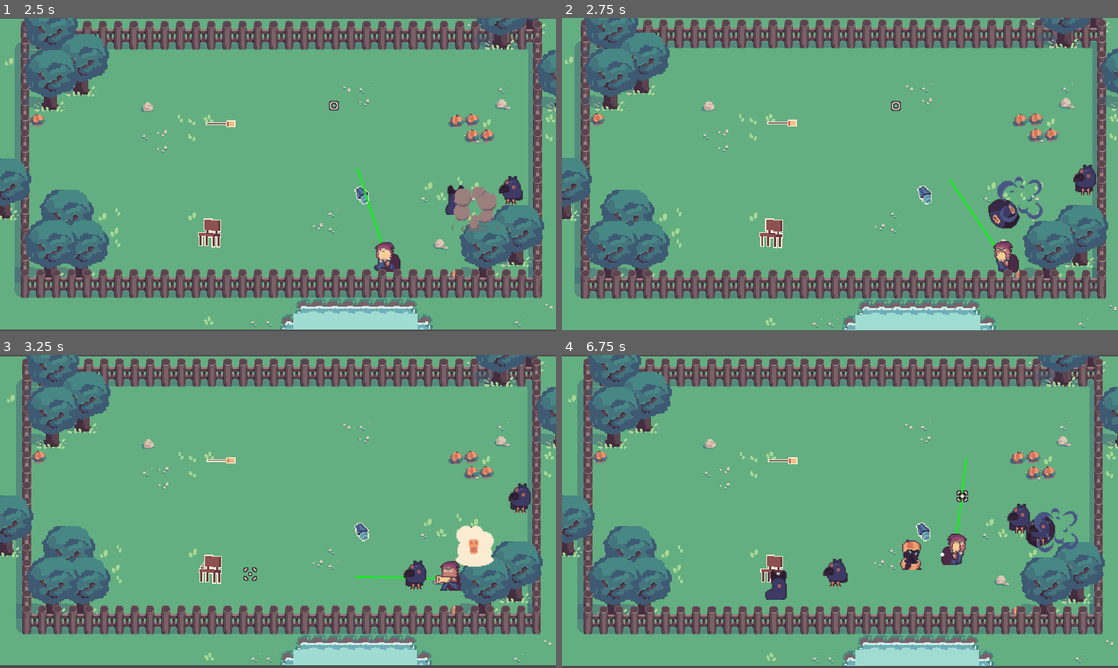
Above: before the commit, frames 1-4 (two rows, left to right).
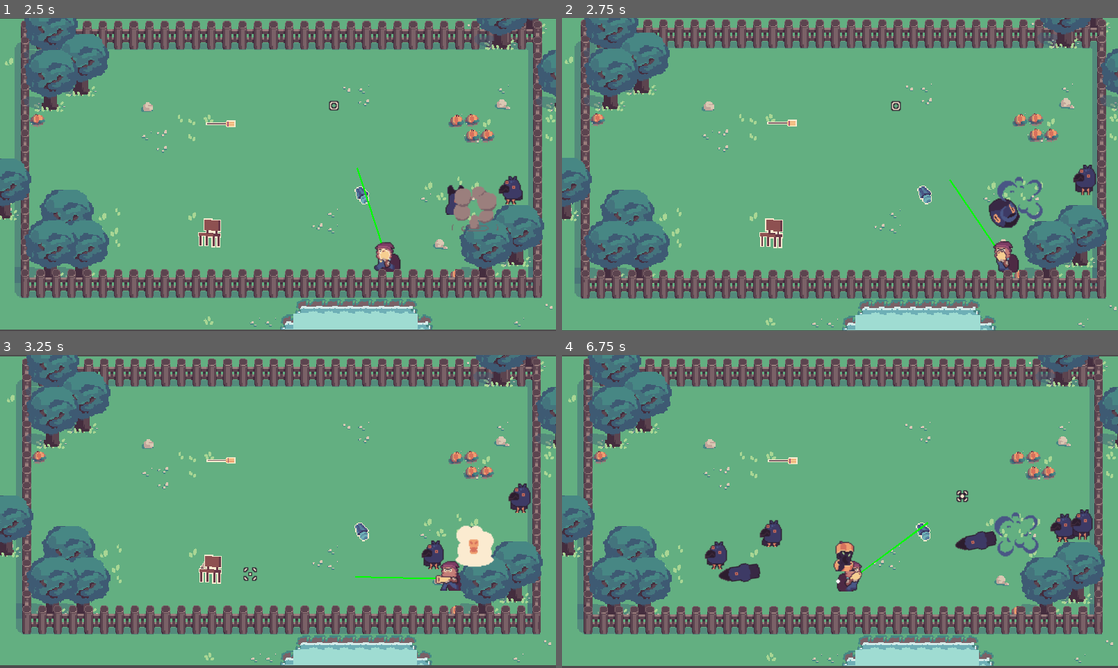
Above: after the commit, the same moments.

Repository: OceanBoy612/BrackeysJam2021
Game: Godot game, scene res://Code/World.tscn
The game is run twice, just before and just after one commit, with the same random seed, the same clock (stepped at 60 frames per second) and the same inputs.
Inputs (mouse positions are in pixels of both pictures, inside the frame that each line leads up to):
- Up to frame 1 (2.5 s): move the mouse to (400, 158) at 0.52 s; press the mouse at (400, 158) at 0.53 s; hold Right (ui_right) 0.53-1.28 s; move the mouse to (166, 190) at 1.27 s; release the mouse at (166, 190) at 1.28 s; hold Down (ui_down) 1.28-2.03 s; click (166, 190) at 1.35 s; move the mouse to (333, 105) at 2.02 s; press the mouse at (333, 105) at 2.03 s; hold Right (ui_right) from 2.03 s (still down)
- Up to frame 2 (2.75 s): keep holding Right (ui_right)
- Up to frame 3 (3.25 s): move the mouse to (250, 574) at 2.77 s; release Right (ui_right) at 2.78 s; release the mouse at (250, 574) at 2.78 s; hold Up (ui_up) from 2.78 s (still down); click (250, 574) at 2.85 s
- Up to frame 4 (6.75 s): move the mouse to (1006, 558) at 3.52 s; release Up (ui_up) at 3.53 s; press the mouse at (1006, 558) at 3.53 s; hold Left (ui_left) 3.53-5.03 s; move the mouse to (673, 464) at 4.27 s; release the mouse at (673, 464) at 4.28 s; click (673, 464) at 4.35 s; move the mouse to (867, 511) at 5.02 s; press the mouse at (867, 511) at 5.03 s; hold Down (ui_down) 5.03-5.78 s; move the mouse to (756, 433) at 5.77 s; release the mouse at (756, 433) at 5.78 s; hold Right (ui_right) 5.78-6.53 s; click (756, 433) at 5.85 s; move the mouse to (962, 495) at 6.52 s; press the mouse at (962, 495) at 6.53 s; hold Up (ui_up) from 6.53 s (still down)

Frame 1 is identical in both runs. In frame 2, 0.1% of the frame differs, in the area x 76-83%, y 57-68%; in frame 3, 0.6%; in frame 4, 4.8%, in the area x 25-96%, y 32-79%.

Commit message:
Crows slow down upon landing

Diff:
--- a/src/Code/Enemies/Crow.gd
+++ b/src/Code/Enemies/Crow.gd
@@ -17,6 +17,7 @@
 
 
 export var charge_speed_multiplier: float = 3.0
+export(float, 0.7, 1.0, 0.01) var landing_speed_decay: float = 0.9
 #export(String, "clockwise", "counter_clockwise", "random") var strafe_dir = "random" # not implemented
 
 
@@ -50,6 +51,7 @@
 
 
 func landing():
+	move_dir *= 0.9
 	var _vel = move_and_slide(move_dir * speed)
 	emit_signal("moved")
 	pass
